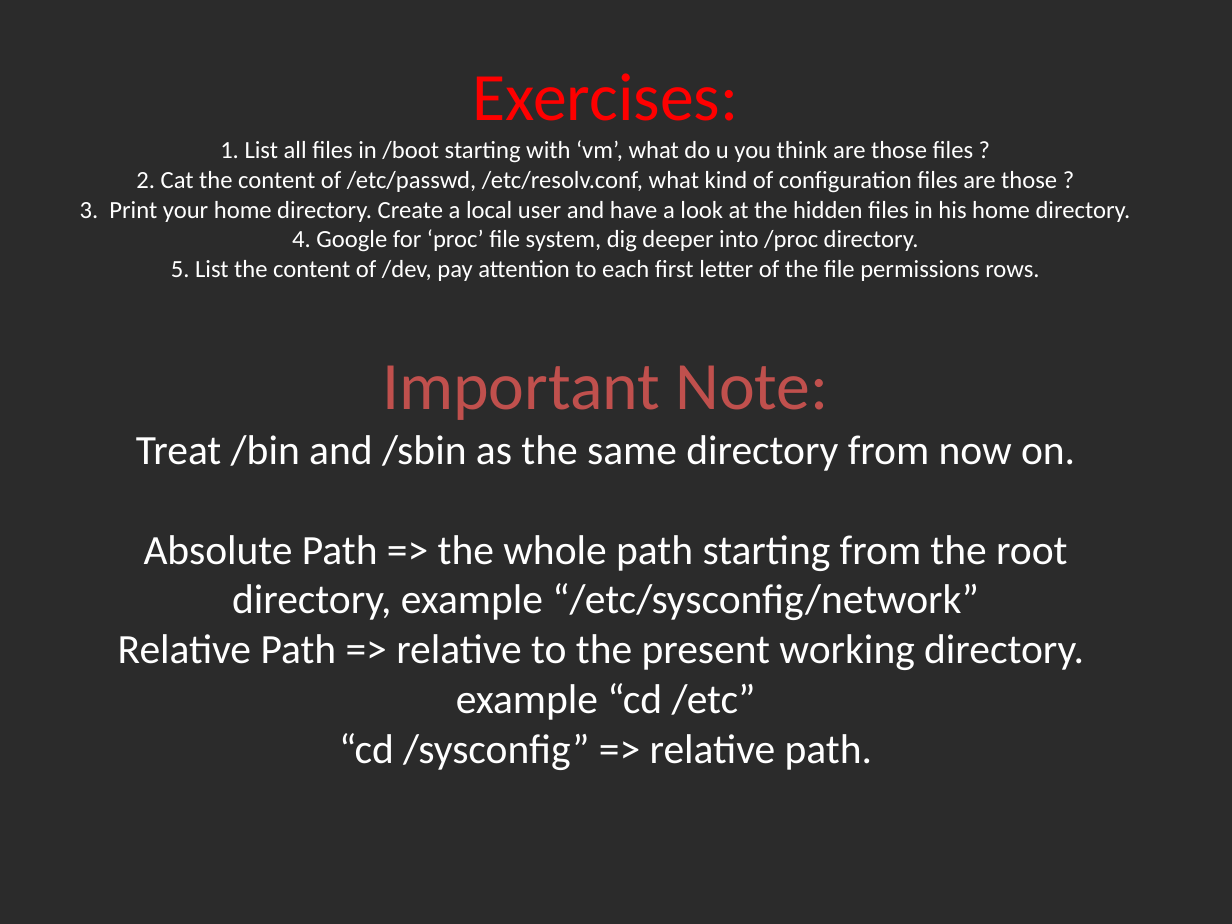
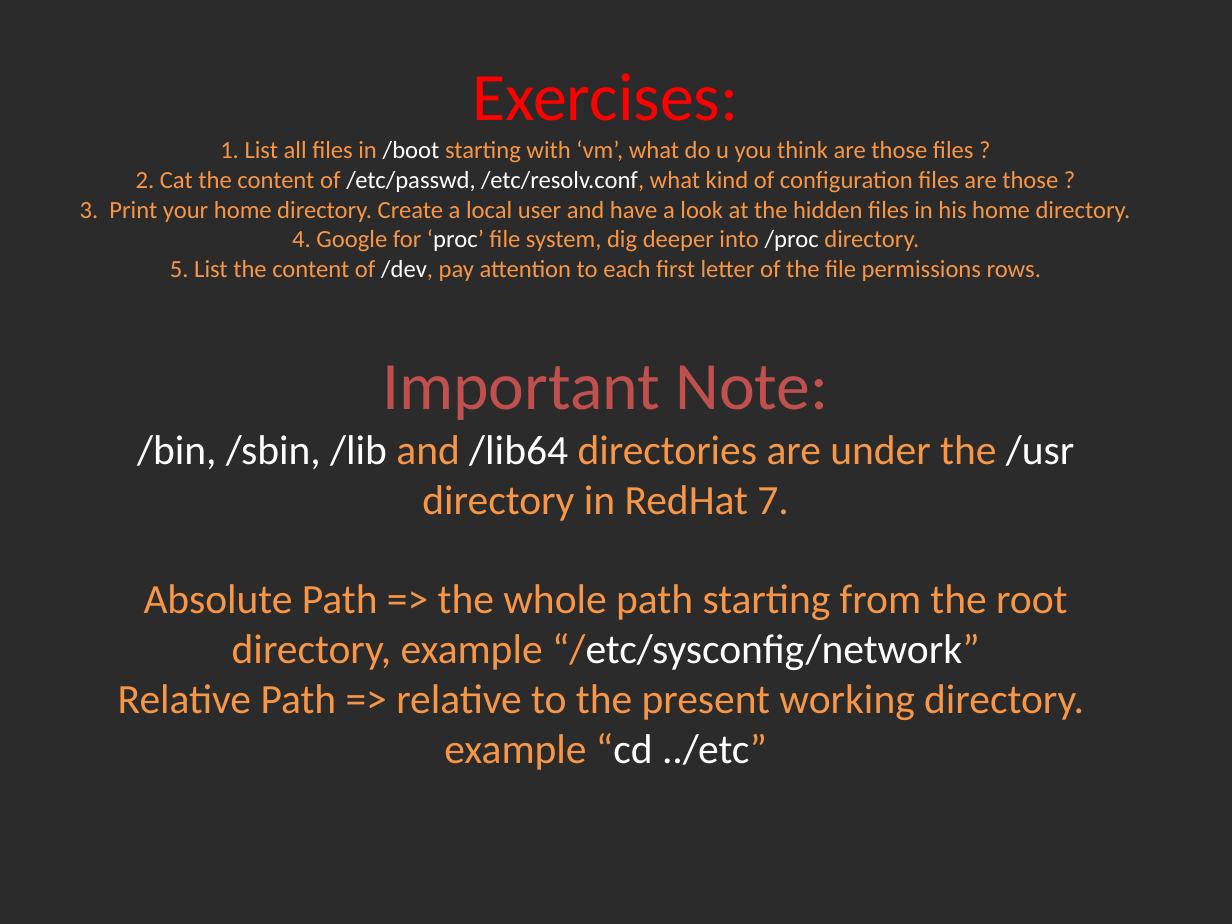
Before and after one commit to Academy-Soft-Intellect/Linux-Course, a slide deck: slide 2 of 3.FileSystem/03-FileSystem.pptx. Drawn at 1232x924 pixels with LibreOffice and Linux fonts; fonts in the diff are those of the drawing; background and template pictures are left out; a plain dark background stands for a picture behind light text. Boxes give left, top, right and bottom in pixels: in the first picture for what was removed or moved away, otherwise in the second. Text is boxed around its words. In the diff, an @@ line names an element or a change of style, - is before the commit and + after.

```diff
--- a/3.FileSystem/03-FileSystem.pptx
+++ b/3.FileSystem/03-FileSystem.pptx
@@ title at (80, 73, 1131, 770): text changed; text colour #FFFFFF to #F79646 @@
-Exercises:
-1. List all files in /boot starting with ‘vm’, what do u you think are those files ?
-2. Cat the content of /etc/passwd, /etc/resolv.conf, what kind of configuration files are those ?
-3. Print your home directory. Create a local user and have a look at the hidden files in his home directory.
-4. Google for ‘proc’ file system, dig deeper into /proc directory.
-5. List the content of /dev, pay attention to each first letter of the file permissions rows.
-Important Note:
-Treat /bin and /sbin as the same directory from now on.
-Absolute Path => the whole path starting from the root directory, example “/etc/sysconfig/network”
-Relative Path => relative to the present working directory.
-example “cd /etc”
-“cd /sysconfig” => relative path.
+Exercises:
+1. List all files in /boot starting with ‘vm’, what do u you think are those files ?
+2. Cat the content of /etc/passwd, /etc/resolv.conf, what kind of configuration files are those ?
+3. Print your home directory. Create a local user and have a look at the hidden files in his home directory.
+4. Google for ‘proc’ file system, dig deeper into /proc directory.
+5. List the content of /dev, pay attention to each first letter of the file permissions rows.
+Important Note:
+/bin, /sbin, /lib and /lib64 directories are under the /usr directory in RedHat 7.
+Absolute Path => the whole path starting from the root directory, example “/etc/sysconfig/network”
+Relative Path => relative to the present working directory.
+example “cd ../etc”
```
Also in this commit, not shown: 7 other slides changed, 3 other files.
